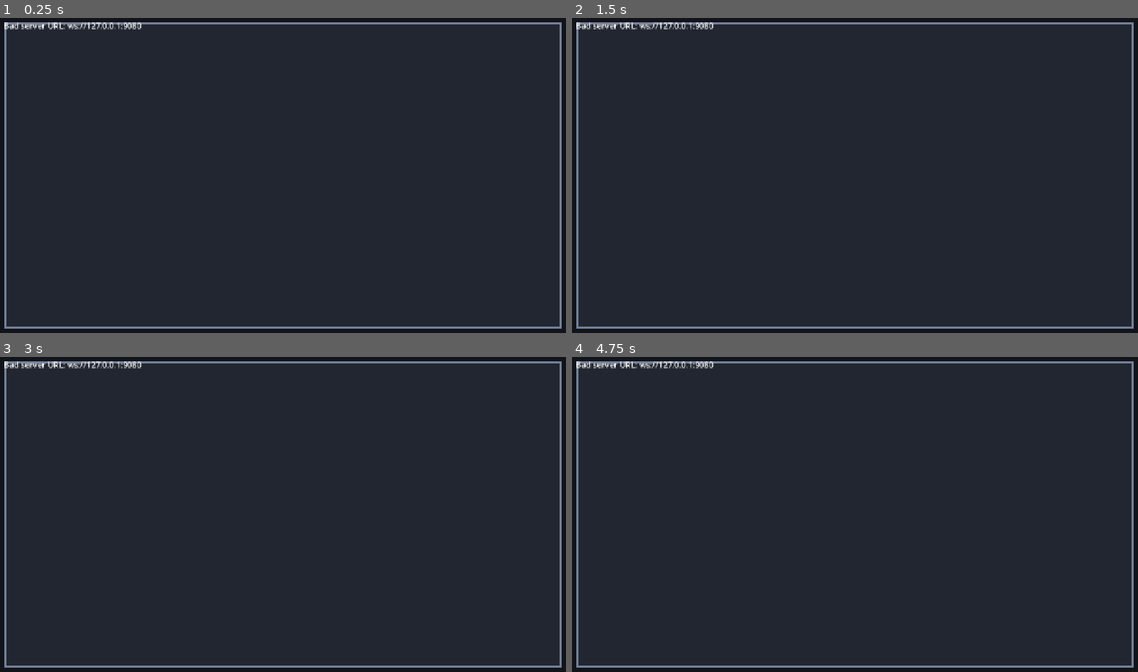
Above: before the commit, frames 1-4 (two rows, left to right).
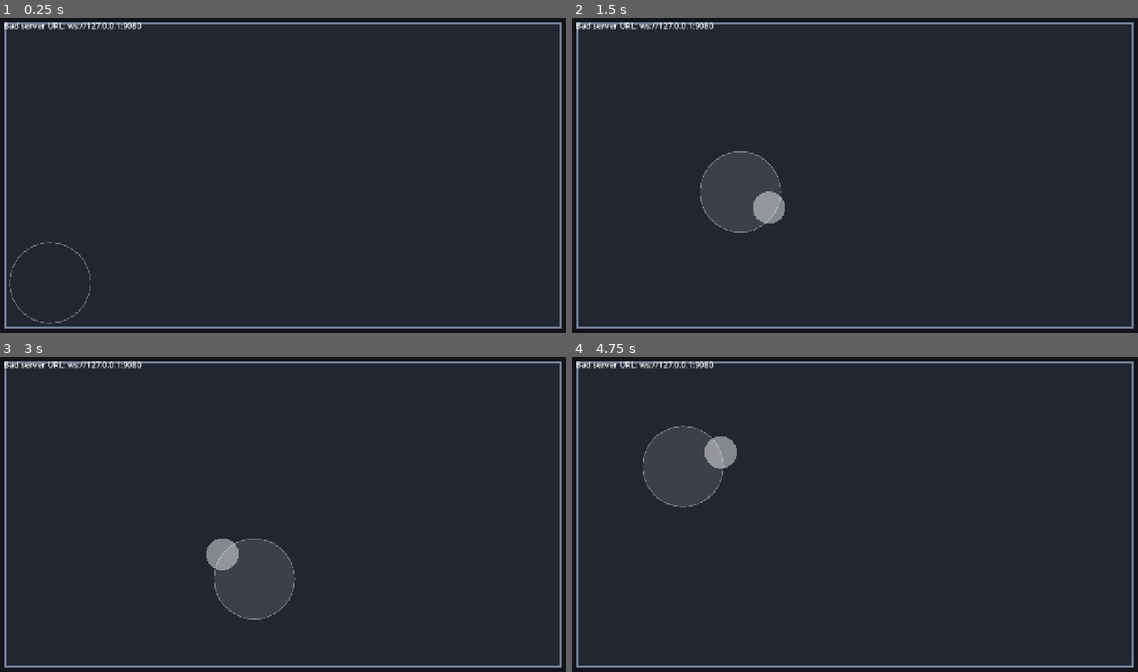
Above: after the commit, the same moments.

Repository: paulshannon/game
Game: Godot game, scene res://main.tscn
Same seed, same stepped clock (60 frames per second), same inputs: the game is played once before the commit and once after it.
Inputs (mouse positions are in pixels of both pictures, inside the frame that each line leads up to):
- Up to frame 1 (0.25 s): no input
- Up to frame 2 (1.5 s): tap Enter at 0.5 s; move the mouse to (979, 159) at 0.52 s; hold D (move_right) 0.53-1.25 s; tap Space (jump) at 0.6, 0.77, 1.07, 1.25 s; click (979, 159) at 0.67 s; drag from (741, 191) to (826, 238) at 1.27 s
- Up to frame 3 (3 s): move the mouse to (339, 445) at 2.02 s; hold D (move_right) 2.03-2.75 s; tap Space (jump) at 2.1 s; click (339, 445) at 2.17 s; tap Enter at 2.75 s; drag from (254, 577) to (113, 467) at 2.77 s
- Up to frame 4 (4.75 s): move the mouse to (1024, 561) at 3.52 s; hold A (move_left) 3.53-4.25 s; tap Space (jump) at 3.6, 3.77, 4.07, 4.25 s; click (1024, 561) at 3.67 s; drag from (685, 467) to (770, 432) at 4.27 s

The runs differ from the first frame. In frame 1, 0.1% of the frame differs, in the area x 1-16%, y 71-98%; in frame 2, 3.0%; in frame 3, 3.1%; in frame 4, 3.2%, in the area x 12-30%, y 21-48%.

Commit message:
Add on-screen touch controls for iPad and phones
A floating joystick on the left half of the screen and, in games that
jump (GameBase.uses_jump), a Jump button bottom-right. They press the
same input actions as the keyboard with analog strength, so InputRelay,
the protocol and the server are unchanged. Each control tracks its own
finger, so moving and jumping work together, and everything is released
on focus loss or backgrounding. Touch devices see "Tap to join" and
touch help text.

Checked in the exported web build with Chromium emulating an iPad
(real multi-touch via CDP) against a local 3D server: tap to join, move
and jump with two fingers; the server recorded the movement.

Part of #5

Co-Authored-By: Claude Opus 5.5 <noreply@anthropic.com>
Claude-Session: https://claude.ai/code/session_01Xp1aE17tCgf1Z4yY9x3ib2

Diff:
--- /dev/null
+++ b/client/input/touch_controls.gd
@@ -0,0 +1,165 @@
+class_name TouchControls
+extends CanvasLayer
+## On-screen controls for touch screens (iPad, phones): a floating joystick on
+## the left half of the screen and, in games that jump, a jump button
+## bottom-right.
+##
+## They press the same input actions as the keyboard (InputSetup), with analog
+## strength, so InputRelay's Input.get_vector() picks them up unchanged and the
+## network protocol and server don't know touch exists. The server still
+## sanitizes every move it receives.
+##
+## Multi-touch: each control tracks the finger (touch index) that started it,
+## so moving and jumping work at the same time.
+
+const JUMP_RADIUS: float = 64.0
+## Jump button centre, measured from the bottom-right corner of the screen.
+const JUMP_INSET := Vector2(120, 120)
+
+var with_jump: bool = false
+
+var _stick := TouchStick.new()
+var _stick_index: int = -1
+var _jump_index: int = -1
+## Draw the controls once we know the screen is touch (or after a first touch).
+var _shown: bool = false
+var _canvas: Control
+
+
+func _init(jump: bool = false) -> void:
+	with_jump = jump
+	layer = 5  # above the game, below nothing in particular; HUD buttons still get taps
+
+
+func _ready() -> void:
+	_shown = DisplayServer.is_touchscreen_available()
+	_canvas = Control.new()
+	_canvas.name = "TouchOverlay"
+	_canvas.set_anchors_preset(Control.PRESET_FULL_RECT)
+	_canvas.mouse_filter = Control.MOUSE_FILTER_IGNORE
+	_canvas.draw.connect(_draw_controls)
+	add_child(_canvas)
+
+
+## Unhandled, so the HUD's join button (a Control) gets its tap first.
+func _unhandled_input(event: InputEvent) -> void:
+	if handle_event(event, get_viewport().get_visible_rect().size):
+		get_viewport().set_input_as_handled()
+
+
+## Applies one touch event to the controls. Returns true if it was ours.
+## Separate from _unhandled_input so tests can drive it without a viewport.
+func handle_event(event: InputEvent, view: Vector2) -> bool:
+	if event is InputEventScreenTouch:
+		var t: InputEventScreenTouch = event
+		if t.pressed:
+			return _touch_down(t.index, t.position, view)
+		return _touch_up(t.index)  # also covers touches the OS cancelled
+	if event is InputEventScreenDrag:
+		var d: InputEventScreenDrag = event
+		if d.index == _stick_index:
+			_stick.drag(d.position)
+			_apply_stick()
+			return true
+	return false
+
+
+func jump_center(view: Vector2) -> Vector2:
+	return view - JUMP_INSET
+
+
+## Lets go of everything: on focus loss / backgrounding the OS may never send
+## the matching touch-up events, and a stuck action would keep the player
+## moving. (The server's input timeout covers the time the tab is hidden; this
+## covers coming back.)
+func release_all() -> void:
+	_stick_index = -1
+	_stick.release()
+	_apply_stick()
+	if _jump_index != -1:
+		_jump_index = -1
+		Input.action_release(InputSetup.JUMP)
+	_redraw()
+
+
+func _notification(what: int) -> void:
+	match what:
+		NOTIFICATION_APPLICATION_FOCUS_OUT, NOTIFICATION_WM_WINDOW_FOCUS_OUT, \
+				NOTIFICATION_APPLICATION_PAUSED, NOTIFICATION_EXIT_TREE:
+			release_all()
+
+
+func _touch_down(index: int, pos: Vector2, view: Vector2) -> bool:
+	_shown = true
+	if with_jump and _jump_index == -1 and pos.distance_to(jump_center(view)) <= JUMP_RADIUS:
+		_jump_index = index
+		Input.action_press(InputSetup.JUMP)
+		_redraw()
+		return true
+	if _stick_index == -1 and pos.x < view.x * 0.5:
+		_stick_index = index
+		_stick.press(pos)
+		_apply_stick()
+		return true
+	_redraw()  # first touch may have just revealed the controls
+	return false
+
+
+func _touch_up(index: int) -> bool:
+	if index == _jump_index:
+		_jump_index = -1
+		Input.action_release(InputSetup.JUMP)
+		_redraw()
+		return true
+	if index == _stick_index:
+		_stick_index = -1
+		_stick.release()
+		_apply_stick()
+		return true
+	return false
+
+
+func _apply_stick() -> void:
+	var v: Vector2 = _stick.value()
+	_set_action(InputSetup.LEFT, -v.x)
+	_set_action(InputSetup.RIGHT, v.x)
+	_set_action(InputSetup.UP, -v.y)
+	_set_action(InputSetup.DOWN, v.y)
+	_redraw()
+
+
+static func _set_action(action: StringName, strength: float) -> void:
+	if strength > 0.0:
+		Input.action_press(action, minf(strength, 1.0))
+	else:
+		Input.action_release(action)
+
+
+func _redraw() -> void:
+	if _canvas != null:
+		_canvas.queue_redraw()
+
+
+func _draw_controls() -> void:
+	if not _shown:
+		return
+	var view: Vector2 = _canvas.size
+	var base := Color(1, 1, 1, 0.12)
+	var edge := Color(1, 1, 1, 0.35)
+	if _stick.active:
+		_canvas.draw_circle(_stick.center, TouchStick.RADIUS, base)
+		_canvas.draw_arc(_stick.center, TouchStick.RADIUS, 0.0, TAU, 48, edge, 2.0)
+		_canvas.draw_circle(_stick.knob, TouchStick.RADIUS * 0.4, Color(1, 1, 1, 0.45))
+	else:
+		# Resting hint where a left thumb naturally lands.
+		var hint := Vector2(JUMP_INSET.x, view.y - JUMP_INSET.y)
+		_canvas.draw_arc(hint, TouchStick.RADIUS, 0.0, TAU, 48, edge, 2.0)
+	if with_jump:
+		var c: Vector2 = jump_center(view)
+		_canvas.draw_circle(c, JUMP_RADIUS, Color(1, 1, 1, 0.35 if _jump_index != -1 else 0.15))
+		_canvas.draw_arc(c, JUMP_RADIUS, 0.0, TAU, 48, edge, 2.0)
+		var font: Font = ThemeDB.fallback_font
+		var size: int = 22
+		var w: float = font.get_string_size("Jump", HORIZONTAL_ALIGNMENT_LEFT, -1, size).x
+		_canvas.draw_string(font, c + Vector2(-w * 0.5, size * 0.35), "Jump",
+				HORIZONTAL_ALIGNMENT_LEFT, -1, size, Color(1, 1, 1, 0.8))
--- /dev/null
+++ b/client/input/touch_stick.gd
@@ -0,0 +1,36 @@
+class_name TouchStick
+extends RefCounted
+## Floating virtual joystick: the stick's centre is wherever the finger first
+## touched, and the knob follows the finger up to RADIUS away. value() is the
+## offset scaled to length <= 1, so a half push is half speed. There is no
+## dead zone here: the move actions apply InputSetup.STICK_DEADZONE, the same
+## as for any analog input.
+
+const RADIUS: float = 90.0  # canvas units (the viewport is 1280x720 before stretch)
+
+var active: bool = false
+var center: Vector2 = Vector2.ZERO
+var knob: Vector2 = Vector2.ZERO
+
+
+func press(pos: Vector2) -> void:
+	active = true
+	center = pos
+	knob = pos
+
+
+func drag(pos: Vector2) -> void:
+	if active:
+		knob = center + (pos - center).limit_length(RADIUS)
+
+
+func release() -> void:
+	active = false
+	knob = center
+
+
+## x: -1 left .. 1 right, y: -1 up .. 1 down (screen axes, like Input.get_vector).
+func value() -> Vector2:
+	if not active:
+		return Vector2.ZERO
+	return (knob - center) / RADIUS
--- a/common/game/game_base.gd
+++ b/common/game/game_base.gd
@@ -60,6 +60,11 @@
 
 func _build_client_world() -> void:
 	pass
+
+
+## Whether the game has a jump (shows the touch Jump button).
+func uses_jump() -> bool:
+	return false
 
 
 func _spawn_position(_index: int) -> Variant:
--- a/games/box_arena_3d/arena_3d.gd
+++ b/games/box_arena_3d/arena_3d.gd
@@ -58,6 +58,10 @@
 	_camera.look_at(_camera.position - CAMERA_OFFSET)
 
 
+func uses_jump() -> bool:
+	return true
+
+
 func _spawn_position(index: int) -> Variant:
 	var a: float = index * TAU / Protocol.MAX_PLAYERS
 	return Vector3(cos(a), 0.0, sin(a)) * 4.0
--- a/main.gd
+++ b/main.gd
@@ -55,9 +55,20 @@
 	_hud = Hud.new()
 	_hud.name = "Hud"
 	add_child(_hud)
+	var touch: bool = DisplayServer.is_touchscreen_available()
+	if not _config.bot:
+		# Child of Main, not the game, so it survives the game being rebuilt
+		# after a disconnect. Harmless on non-touch screens: draws nothing
+		# until a touch arrives.
+		var controls := TouchControls.new(_game.uses_jump())
+		controls.name = "TouchControls"
+		add_child(controls)
+	var help: String = "WASD / arrows to move, Space to jump"
+	if touch:
+		help = "drag on the left to move" + (", tap Jump to jump" if _game.uses_jump() else "")
 	Net.connected.connect(func(id: int) -> void:
 		_connects += 1
-		_hud.set_status("Connected  —  WASD / arrows to move, Space to jump")
+		_hud.set_status("Connected  —  " + help)
 		print("[client] connected as peer %d" % id))
 	Net.connection_failed.connect(func() -> void:
 		print("[client] connection failed: %s" % _config.url)
@@ -68,7 +79,7 @@
 
 	if OS.has_feature("web") and not _config.bot:
 		_hud.set_status("Game: %s   Server: %s" % [_config.game, _config.url])
-		_hud.show_start(_join)
+		_hud.show_start(_join, "Tap to join" if touch else "Click to join")
 	else:
 		_join()
 
--- /dev/null
+++ b/tests/unit/test_touch_controls.gd
@@ -0,0 +1,134 @@
+extends TestCase
+## Touch input → the same actions the keyboard presses → Input.get_vector,
+## which is exactly what InputRelay sends. Uses synthetic touch events; no
+## viewport needed.
+
+const VIEW := Vector2(1280, 720)
+
+
+func _controls(jump: bool = true) -> TouchControls:
+	InputSetup.ensure_actions()
+	return TouchControls.new(jump)
+
+
+func _touch(index: int, pos: Vector2, pressed: bool) -> InputEventScreenTouch:
+	var e := InputEventScreenTouch.new()
+	e.index = index
+	e.position = pos
+	e.pressed = pressed
+	return e
+
+
+func _drag(index: int, pos: Vector2) -> InputEventScreenDrag:
+	var e := InputEventScreenDrag.new()
+	e.index = index
+	e.position = pos
+	return e
+
+
+func _move() -> Vector2:
+	return Input.get_vector(InputSetup.LEFT, InputSetup.RIGHT, InputSetup.UP, InputSetup.DOWN)
+
+
+func _done(c: TouchControls) -> void:
+	c.release_all()
+	c.free()
+
+
+func test_stick_value_is_clamped_and_analog() -> void:
+	var s := TouchStick.new()
+	s.press(Vector2(100, 100))
+	s.drag(Vector2(100 + TouchStick.RADIUS * 0.5, 100))
+	assert_near(s.value().x, 0.5)
+	s.drag(Vector2(100, 100 + TouchStick.RADIUS * 5.0))
+	assert_near(s.value().length(), 1.0)
+	assert_near(s.value().y, 1.0)
+	s.release()
+	assert_eq(s.value(), Vector2.ZERO)
+
+
+func test_full_drag_right_moves_right() -> void:
+	var c := _controls()
+	assert_true(c.handle_event(_touch(0, Vector2(200, 500), true), VIEW))
+	assert_true(c.handle_event(_drag(0, Vector2(200 + TouchStick.RADIUS * 2.0, 500)), VIEW))
+	var m: Vector2 = _move()
+	assert_near(m.x, 1.0, 0.001)
+	assert_near(m.y, 0.0, 0.001)
+	_done(c)
+
+
+func test_half_push_is_slower_than_full() -> void:
+	var c := _controls()
+	c.handle_event(_touch(0, Vector2(200, 500), true), VIEW)
+	c.handle_event(_drag(0, Vector2(200, 500 - TouchStick.RADIUS * 0.6)), VIEW)
+	var m: Vector2 = _move()
+	assert_true(m.y < -0.1 and m.y > -0.9, "half push gives partial speed, got %s" % m)
+	_done(c)
+
+
+func test_tiny_push_is_inside_dead_zone() -> void:
+	var c := _controls()
+	c.handle_event(_touch(0, Vector2(200, 500), true), VIEW)
+	c.handle_event(_drag(0, Vector2(200 + TouchStick.RADIUS * 0.1, 500)), VIEW)
+	assert_eq(_move(), Vector2.ZERO)
+	_done(c)
+
+
+func test_lifting_finger_stops_movement() -> void:
+	var c := _controls()
+	c.handle_event(_touch(0, Vector2(200, 500), true), VIEW)
+	c.handle_event(_drag(0, Vector2(100, 500)), VIEW)
+	assert_true(_move().x < -0.5)
+	assert_true(c.handle_event(_touch(0, Vector2(100, 500), false), VIEW))
+	assert_eq(_move(), Vector2.ZERO)
+	_done(c)
+
+
+func test_move_and_jump_with_two_fingers() -> void:
+	var c := _controls(true)
+	c.handle_event(_touch(0, Vector2(200, 500), true), VIEW)
+	c.handle_event(_drag(0, Vector2(300, 500)), VIEW)
+	assert_true(c.handle_event(_touch(1, c.jump_center(VIEW), true), VIEW))
+	assert_true(Input.is_action_pressed(InputSetup.JUMP))
+	assert_true(_move().x > 0.5, "stick still held while jumping")
+	c.handle_event(_touch(1, c.jump_center(VIEW), false), VIEW)
+	assert_false(Input.is_action_pressed(InputSetup.JUMP))
+	assert_true(_move().x > 0.5, "releasing jump leaves the stick alone")
+	_done(c)
+
+
+func test_no_jump_button_in_games_without_jump() -> void:
+	var c := _controls(false)
+	assert_false(c.handle_event(_touch(1, c.jump_center(VIEW), true), VIEW))
+	assert_false(Input.is_action_pressed(InputSetup.JUMP))
+	_done(c)
+
+
+func test_right_half_touch_is_not_the_stick() -> void:
+	var c := _controls()
+	assert_false(c.handle_event(_touch(0, Vector2(900, 300), true), VIEW))
+	assert_false(c.handle_event(_drag(0, Vector2(1000, 300)), VIEW))
+	assert_eq(_move(), Vector2.ZERO)
+	_done(c)
+
+
+func test_other_finger_does_not_steal_the_stick() -> void:
+	var c := _controls()
+	c.handle_event(_touch(0, Vector2(200, 500), true), VIEW)
+	c.handle_event(_drag(0, Vector2(300, 500)), VIEW)
+	assert_false(c.handle_event(_touch(2, Vector2(100, 200), true), VIEW))
+	assert_false(c.handle_event(_drag(2, Vector2(100, 600)), VIEW))
+	assert_true(_move().x > 0.5)
+	_done(c)
+
+
+func test_release_all_lets_go_of_everything() -> void:
+	# Focus loss / backgrounding: touch-up events may never arrive.
+	var c := _controls()
+	c.handle_event(_touch(0, Vector2(200, 500), true), VIEW)
+	c.handle_event(_drag(0, Vector2(300, 500)), VIEW)
+	c.handle_event(_touch(1, c.jump_center(VIEW), true), VIEW)
+	c.release_all()
+	assert_eq(_move(), Vector2.ZERO)
+	assert_false(Input.is_action_pressed(InputSetup.JUMP))
+	c.free()
Not shown, added: client/input/touch_controls.gd.uid
Not shown, added: client/input/touch_stick.gd.uid
Not shown, added: tests/unit/test_touch_controls.gd.uid
